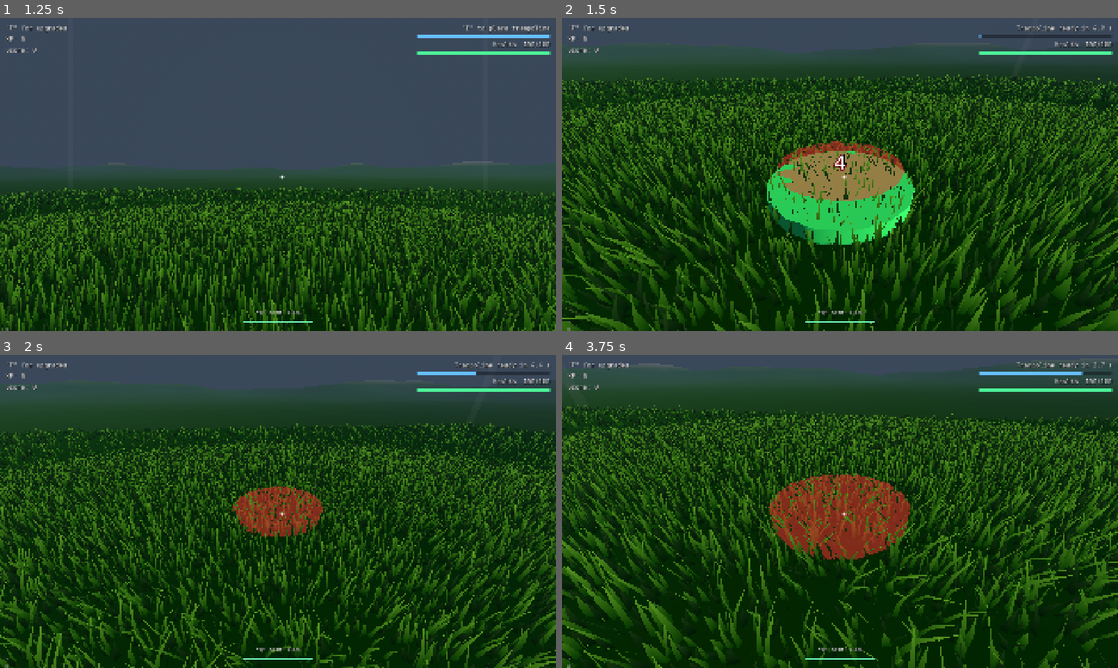
Above: before the commit, frames 1-4 (two rows, left to right).
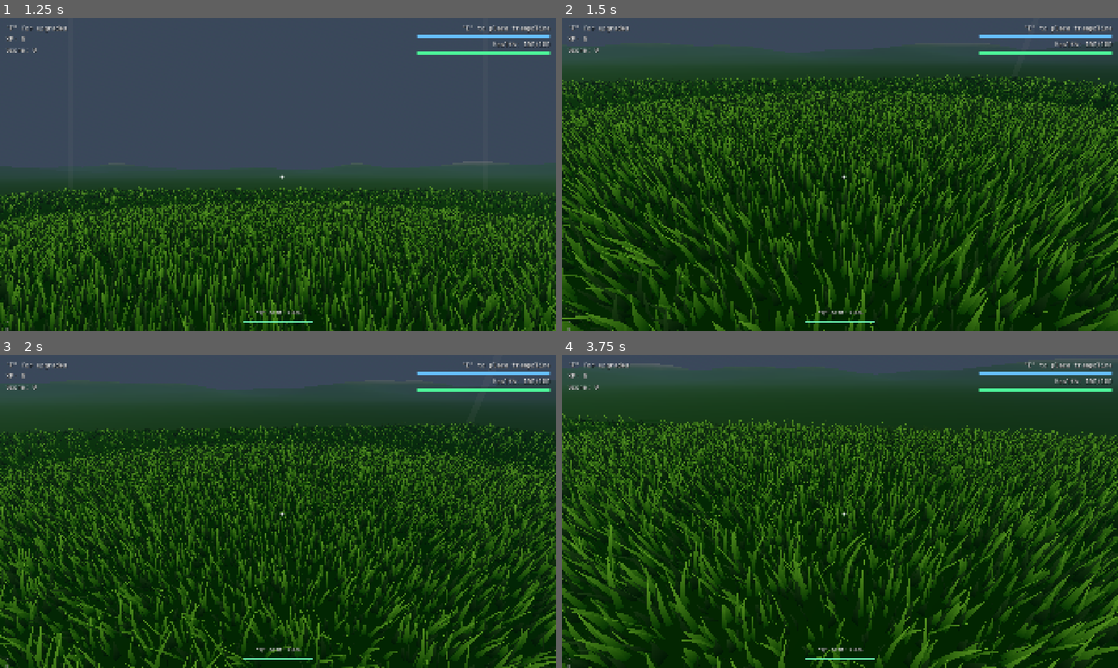
Above: after the commit, the same moments.

Repository: Error403Allowed/Rebound
Game: Godot game, scene res://UI/boot.tscn
Two runs of this game, one before a commit and one after it. Both use one fixed random seed, a clock stepped at 60 frames per second and the inputs below.
Inputs (mouse positions are in pixels of both pictures, inside the frame that each line leads up to):
- Up to frame 1 (1.25 s): click "Start survival" at 0.5 s
- Up to frame 2 (1.5 s): tap Enter at 1.25 s; move the mouse to (867, 174) at 1.27 s; hold W from 1.28 s (still down); tap 1 at 1.35 s; click (867, 174) at 1.42 s
- Up to frame 3 (2 s): keep holding W; tap Space at 1.52 s; tap 2 at 1.55 s
- Up to frame 4 (3.75 s): keep holding W; move the mouse to (812, 511) at 2.02 s; tap 2 at 2.1 s; click (812, 511) at 2.17 s; tap Space at 2.27 s; tap 3 at 2.3, 2.85 s; move the mouse to (851, 505) at 2.77 s; click (851, 505) at 2.92 s; tap E at 3.05, 3.6 s; move the mouse to (834, 517) at 3.52 s; click (834, 517) at 3.67 s

Frame 1 is identical in both runs. In frame 2, 6.3% of the frame differs, in the area x 36-100%, y 2-73%; in frame 3, 2.0%; in frame 4, 42%, in the area x 0-100%, y 2-100%.

Commit message:
trampoline design

Diff:
--- a/Scenes/main.tscn
+++ b/Scenes/main.tscn
@@ -12,30 +12,30 @@
 radius = 0.4
 height = 1.8
 
-[node name="Main" type="Node3D"]
+[node name="Main" type="Node3D" unique_id=1009625096]
 
-[node name="Scenery" type="Node3D" parent="."]
+[node name="Scenery" type="Node3D" parent="." unique_id=1492069934]
 transform = Transform3D(1, 0, 0, 0, 1, 0, 0, 0, 1, 0, 1.5112839, 0)
 script = ExtResource("1_21xkr")
 
-[node name="World" type="Node3D" parent="."]
+[node name="World" type="Node3D" parent="." unique_id=1586400060]
 script = ExtResource("5_kry3j")
 
-[node name="Grass" type="Node3D" parent="."]
+[node name="Grass" type="Node3D" parent="." unique_id=823318749]
 script = ExtResource("2_jjvhh")
 grass_material = ExtResource("2_kry3j")
 
-[node name="Player" type="CharacterBody3D" parent="."]
+[node name="Player" type="CharacterBody3D" parent="." unique_id=1274700211]
 script = ExtResource("2_bo1nx")
 
-[node name="CollisionShape3D" type="CollisionShape3D" parent="Player"]
+[node name="CollisionShape3D" type="CollisionShape3D" parent="Player" unique_id=1809811741]
 shape = SubResource("CapsuleShape3D_xgh8v")
 
-[node name="Head" type="Node3D" parent="Player"]
+[node name="Head" type="Node3D" parent="Player" unique_id=1523562149]
 transform = Transform3D(1, 0, 0, 0, 1, 0, 0, 0, 1, 0, 1.6, 0)
 
-[node name="Camera3D" type="Camera3D" parent="Player/Head"]
+[node name="Camera3D" type="Camera3D" parent="Player/Head" unique_id=1731290117]
 
-[node name="WaveManager" type="Node" parent="."]
+[node name="WaveManager" type="Node" parent="." unique_id=1495279851]
 script = ExtResource("6_21xkr")
 enemy_scene = ExtResource("7_6bp64")
--- a/Scenes/player.gd
+++ b/Scenes/player.gd
@@ -26,9 +26,9 @@
 @export var place_range := 10.0
 @export var tramp_radius := 1.5
 @export var world_size := 65.0
-@export var trampoline_launch_speeds: Array[float] = [16.0, 20.0, 25.0]
-@export var trampoline_charges: Array[int] = [4, 3, 2]
-@export var trampoline_cooldowns: Array[float] = [5.0, 8.0, 12.0]
+@export var trampoline_launch_speed := 22.5   # halfway between the old blue (20) and purple (25)
+@export var trampoline_charge_count := 3      # bounces before the trampoline disappears
+@export var trampoline_cooldown := 7.0
 @export var rebound_increment := 0.0
 @export var maximum_rebound_bonus := 8.0
 
@@ -38,19 +38,30 @@
 @export var slam_radius := 2.0
 @export var hit_invulnerability := 0.4
 @export var rebound_speed := 10.0
+@export var max_enemy_bounces := 3            # rebounds off enemies allowed per airtime
 
 @onready var head: Node3D = $Head
 @onready var camera: Camera3D = $Head/Camera3D
 
 const TRAMP_HEIGHT := 0.3
-const TIER_COLORS := [Color(0.2, 0.9, 0.4), Color(0.2, 0.5, 1.0), Color(0.7, 0.3, 1.0)]
-const TIER_NAMES := ["GREEN", "BLUE", "PURPLE"]
+const TRAMP_COLOR := Color(0.1, 0.4, 1.0)         # blue rim
+const TRAMP_MAT_COLOR := Color(0.03, 0.03, 0.04)  # black mat
+const RIM_THICKNESS := 0.3                        # width of the blue rim
+
+# --- compatibility stand-ins so ui_manager.gd and other scripts keep working ---
+# there is only one trampoline type now, so every entry is the same
+const TIER_COLORS := [TRAMP_COLOR, TRAMP_COLOR, TRAMP_COLOR]
+const TIER_NAMES := ["TRAMPOLINE", "TRAMPOLINE", "TRAMPOLINE"]
+var selected_tier := 0
+var trampoline_cooldowns: Array[float] = []
+var trampoline_launch_speeds: Array[float] = []
+var trampoline_charges: Array[int] = []
 
 var place_mode := false
-var selected_tier := 0
 var cooldown_left := 0.0
 var launched := false
 var slammed := false
+var enemy_bounces := 0                # rebounds used since last touching the ground / a trampoline
 var health := 100
 var hit_timer := 0.0
 var last_trampoline: Node = null
@@ -63,7 +74,9 @@
 var last_impact_frame := -1
 var last_fall_speed := 0.0
 
-var tramp_mesh: CylinderMesh
+var tramp_mesh: CylinderMesh      # flat disc used for the placement ghost
+var mat_mesh: CylinderMesh        # black centre
+var rim_mesh: TorusMesh           # blue padded rim
 var preview: MeshInstance3D
 var preview_mat: StandardMaterial3D
 var hud: Label
@@ -74,18 +87,21 @@
 	add_to_group("player")
 	max_health = Progression.upgraded_health(max_health)
 	stomp_damage = Progression.upgraded_stomp(stomp_damage)
-	trampoline_cooldowns = Progression.upgraded_cooldowns(trampoline_cooldowns)
+	# Progression upgrades work on an array, so wrap the single cooldown in one
+	var cooldowns: Array[float] = [trampoline_cooldown]
+	cooldowns = Progression.upgraded_cooldowns(cooldowns)
+	trampoline_cooldown = cooldowns[0]
 	rebound_increment = Progression.upgraded_rebound_increment()
 	health = max_health
 	base_fov = camera.fov
 	Input.mouse_mode = Input.MOUSE_MODE_CAPTURED
 
-	tramp_mesh = CylinderMesh.new()
-	tramp_mesh.top_radius = tramp_radius
-	tramp_mesh.bottom_radius = tramp_radius
-	tramp_mesh.height = TRAMP_HEIGHT
-	tramp_mesh.radial_segments = 16
-	tramp_mesh.rings = 1
+	# fill the stand-in lists (three identical entries, matching the old three tiers)
+	trampoline_cooldowns = [trampoline_cooldown, trampoline_cooldown, trampoline_cooldown]
+	trampoline_launch_speeds = [trampoline_launch_speed, trampoline_launch_speed, trampoline_launch_speed]
+	trampoline_charges = [trampoline_charge_count, trampoline_charge_count, trampoline_charge_count]
+
+	_build_trampoline_meshes()
 
 	preview_mat = StandardMaterial3D.new()
 	preview_mat.shading_mode = BaseMaterial3D.SHADING_MODE_UNSHADED
@@ -114,6 +130,42 @@
 	add_child(layer)
 
 
+# built once and shared by every trampoline, so extra trampolines cost almost nothing
+func _build_trampoline_meshes() -> void:
+	# flat disc for the placement ghost
+	tramp_mesh = CylinderMesh.new()
+	tramp_mesh.top_radius = tramp_radius
+	tramp_mesh.bottom_radius = tramp_radius
+	tramp_mesh.height = TRAMP_HEIGHT
+	tramp_mesh.radial_segments = 16
+	tramp_mesh.rings = 1
+
+	# black mat in the middle, sitting lower than the rim
+	mat_mesh = CylinderMesh.new()
+	mat_mesh.top_radius = tramp_radius - RIM_THICKNESS * 0.5
+	mat_mesh.bottom_radius = tramp_radius - RIM_THICKNESS * 0.5
+	mat_mesh.height = 0.1
+	mat_mesh.radial_segments = 20
+	mat_mesh.rings = 1
+	var black := StandardMaterial3D.new()
+	black.albedo_color = TRAMP_MAT_COLOR
+	black.roughness = 0.9
+	black.specular_mode = BaseMaterial3D.SPECULAR_DISABLED
+	mat_mesh.material = black
+
+	# blue padded rim standing up around the edge
+	rim_mesh = TorusMesh.new()
+	rim_mesh.outer_radius = tramp_radius
+	rim_mesh.inner_radius = tramp_radius - RIM_THICKNESS
+	rim_mesh.rings = 20
+	rim_mesh.ring_segments = 8
+	var blue := StandardMaterial3D.new()
+	blue.albedo_color = TRAMP_COLOR
+	blue.roughness = 0.5
+	blue.specular_mode = BaseMaterial3D.SPECULAR_DISABLED
+	rim_mesh.material = blue
+
+
 func _unhandled_input(event: InputEvent) -> void:
 	if event is InputEventMouseMotion and Input.mouse_mode == Input.MOUSE_MODE_CAPTURED:
 		rotate_y(-event.relative.x * mouse_sensitivity)
@@ -121,14 +173,9 @@
 	elif event is InputEventKey and event.pressed and not event.echo:
 		match event.physical_keycode:
 			KEY_E:
+				# E toggles place mode
 				if UIManager.screen == "" and not UIManager.modal.visible and Input.mouse_mode == Input.MOUSE_MODE_CAPTURED:
-					try_place()
-			KEY_1:
-				selected_tier = 0
-			KEY_2:
-				selected_tier = 1
-			KEY_3:
-				selected_tier = 2
+					place_mode = not place_mode
 			KEY_Q:
 				try_dash()
 			KEY_R:
@@ -136,7 +183,7 @@
 	elif event is InputEventMouseButton and event.pressed and event.button_index == MOUSE_BUTTON_LEFT:
 		if Input.mouse_mode != Input.MOUSE_MODE_CAPTURED:
 			Input.mouse_mode = Input.MOUSE_MODE_CAPTURED
-		else:
+		elif place_mode:
 			try_place()
 
 
@@ -193,8 +240,10 @@
 
 	_check_slam(fall_speed)
 
+	# landed: the launch is over and the enemy-bounce allowance refills
 	if launched and is_on_floor() and velocity.y <= 0.0:
 		launched = false
+		enemy_bounces = 0
 
 	_update_preview()
 	_update_hud()
@@ -223,6 +272,7 @@
 	health_changed.emit(health)
 	_show_damage_flash()
 	if health <= 0:
+		place_mode = false
 		velocity = Vector3.ZERO
 		died.emit()
 
@@ -253,7 +303,9 @@
 			if not enemy.dead:
 				enemy.squish(stomp_damage)
 				hit_enemy = true
-	if hit_enemy:
+	# rebound off the enemies, but only while you still have bounces left
+	if hit_enemy and enemy_bounces < max_enemy_bounces:
+		enemy_bounces += 1
 		velocity.y = rebound_speed
 		launched = true
 		slammed = false
@@ -305,6 +357,8 @@
 
 func _update_preview() -> void:
 	preview.visible = false
+	if not place_mode:                       # ghost only shows in place mode
+		return
 	if not bool(SettingsManager.get_value("placement_preview")):
 		return
 	if health <= 0 or Input.mouse_mode != Input.MOUSE_MODE_CAPTURED:
@@ -314,7 +368,7 @@
 		return
 	preview.visible = true
 	preview.global_position = hit.position + Vector3(0, TRAMP_HEIGHT / 2.0, 0)
-	preview_mat.albedo_color = Color(TIER_COLORS[selected_tier], 0.55) if cooldown_left <= 0.0 else Color(1.0, 0.2, 0.2, 0.5)
+	preview_mat.albedo_color = Color(TRAMP_COLOR, 0.55) if cooldown_left <= 0.0 else Color(1.0, 0.2, 0.2, 0.5)
 
 
 func try_place() -> void:
@@ -324,35 +378,36 @@
 	if not _is_valid(hit):
 		return
 	_spawn_trampoline(hit.position)
-	cooldown_left = trampoline_cooldowns[selected_tier]
+	cooldown_left = trampoline_cooldown
+	place_mode = false                       # back to normal after placing
 
 
 func _spawn_trampoline(pos: Vector3) -> void:
 	var area := Area3D.new()
-	area.set_meta("tier", selected_tier)
-	area.set_meta("charges", trampoline_charges[selected_tier])
-
-	var visual := MeshInstance3D.new()
-	var mesh := CylinderMesh.new()
-	mesh.top_radius = tramp_radius
-	mesh.bottom_radius = tramp_radius
-	mesh.height = TRAMP_HEIGHT
-	mesh.radial_segments = 16
-	mesh.rings = 1
-	var material := StandardMaterial3D.new()
-	material.albedo_color = TIER_COLORS[selected_tier]
-	mesh.material = material
-	visual.mesh = mesh
-	visual.position.y = TRAMP_HEIGHT / 2.0
-	visual.cast_shadow = GeometryInstance3D.SHADOW_CASTING_SETTING_OFF
-	area.add_child(visual)
+	area.set_meta("tier", 0)
+	area.set_meta("charges", trampoline_charge_count)
+
+	# black mat (lower than the rim)
+	var mat_inst := MeshInstance3D.new()
+	mat_inst.mesh = mat_mesh
+	mat_inst.position.y = 0.13
+	mat_inst.cast_shadow = GeometryInstance3D.SHADOW_CASTING_SETTING_OFF
+	area.add_child(mat_inst)
+
+	# blue padded rim, its centre line at half the rim thickness so it sits on the ground
+	var rim_inst := MeshInstance3D.new()
+	rim_inst.mesh = rim_mesh
+	rim_inst.position.y = RIM_THICKNESS * 0.5
+	rim_inst.cast_shadow = GeometryInstance3D.SHADOW_CASTING_SETTING_OFF
+	area.add_child(rim_inst)
 
 	var charge_label := Label3D.new()
+	charge_label.name = "ChargeLabel"
 	charge_label.position.y = 0.7
 	charge_label.billboard = BaseMaterial3D.BILLBOARD_ENABLED
 	charge_label.font_size = 48
 	charge_label.pixel_size = 0.008
-	charge_label.text = str(trampoline_charges[selected_tier])
+	charge_label.text = str(trampoline_charge_count)
 	area.add_child(charge_label)
 
 	var collision := CollisionShape3D.new()
@@ -375,16 +430,16 @@
 		return
 	if velocity.y < -3.0 or (velocity.y <= 0.0 and last_fall_speed < -3.0):
 		_slam_impact()
-	var tier := int(area.get_meta("tier"))
 	var charges := int(area.get_meta("charges"))
 	var bonus := register_trampoline_bounce(area)
-	var launch := trampoline_launch_speeds[tier] + bonus
+	var launch := trampoline_launch_speed + bonus
 	velocity.y = maxf(velocity.y, launch)
 	launched = true
 	slammed = false
+	enemy_bounces = 0                        # a trampoline bounce refills the enemy-bounce allowance
 	charges = maxi(0, charges - 1)
 	area.set_meta("charges", charges)
-	var label := area.get_child(1) as Label3D
+	var label := area.get_node_or_null("ChargeLabel") as Label3D
 	if label != null:
 		label.text = str(charges)
 	if charges <= 0:
@@ -392,13 +447,14 @@
 
 
 func _update_hud() -> void:
-	var status := "%s trampoline ready (left click)" % TIER_NAMES[selected_tier] if cooldown_left <= 0.0 else "%s trampoline in %.1fs" % [TIER_NAMES[selected_tier], cooldown_left]
+	var status: String
+	if cooldown_left > 0.0:
+		status = "Trampoline in %.1fs" % cooldown_left
+	else:
+		status = "Trampoline ready (E)"
 	if place_mode:
-		status = "PLACE MODE: click to place   |   " + status
-	hud.text = "HP: %d / %d
-Tier: %s
-%s
-WASD move | Shift sprint | Space jump | Q dash | 1/2/3 tier | Left click place | Esc pause | R restart" % [health, max_health, TIER_NAMES[selected_tier], status]
+		status = "PLACE MODE: left click to place, E to cancel   |   " + status
+	hud.text = "HP: %d / %d\n%s\nWASD move | Shift sprint | Space jump | Q dash | E place mode | Esc pause | R restart" % [health, max_health, status]
 
 
 func _update_fov(delta: float, sprinting: bool) -> void:
